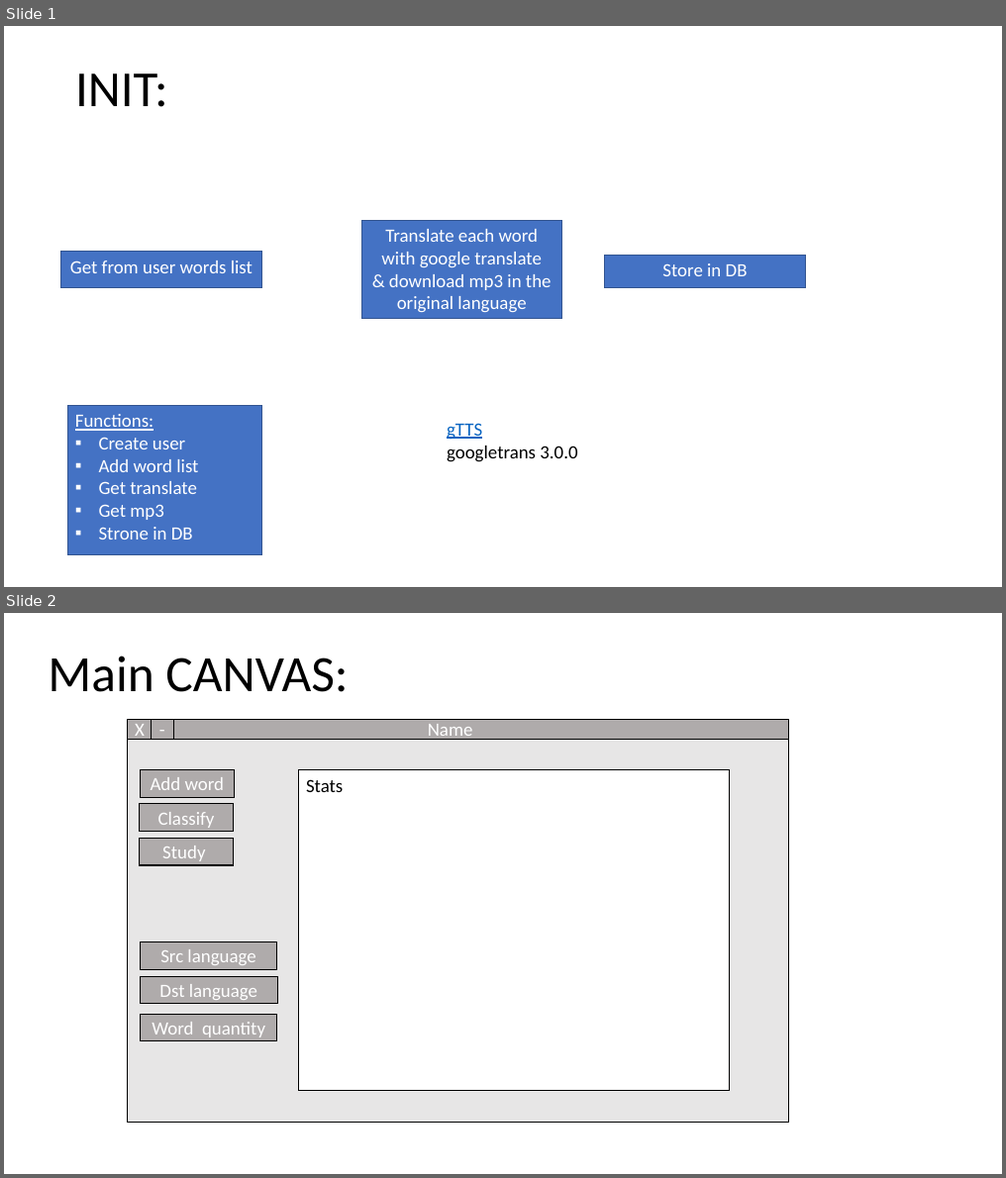
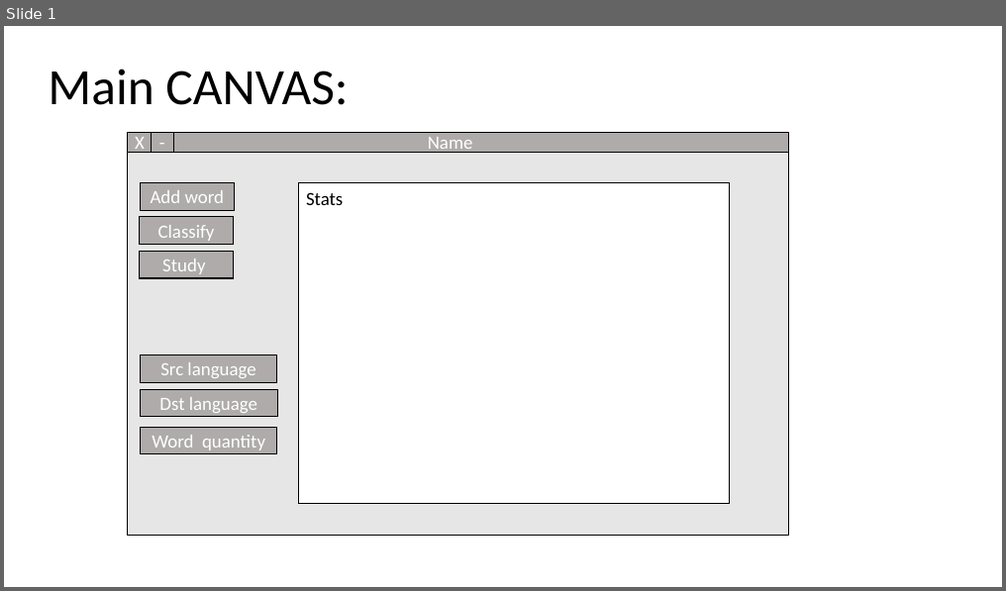
Before and after one commit to avivpaskaro/master_vocabulary, a slide deck: Project scheme.pptx. Shown one above the other, each under a label of ours: slides 1 and 2 before the commit, slide 1 after it. The pictures are 1006x1178 and 1006x591 pixels, drawn with LibreOffice and Linux fonts; fonts in the diff are those of the drawing. Boxes give left, top, right and bottom in pixels: in the first picture for what was removed or moved away, otherwise in the second. Text is boxed around its words. In the diff, an @@ line names an element or a change of style, - is before the commit and + after.

```diff
--- a/Project scheme.pptx
+++ b/Project scheme.pptx
@@ slide 1 removed at (x1=4, y1=26, x2=1002, y2=587), background #FFFFFF @@
@@ title removed at (x1=75, y1=74, x2=168, y2=107) @@
-INIT:
@@ rectangle removed at (x1=361, y1=220, x2=562, y2=319) @@
-Translate each word with google translate
-& download mp3 in the original language
@@ rectangle removed at (x1=61, y1=252, x2=262, y2=288) @@
-Get from user words list
@@ rectangle removed at (x1=605, y1=255, x2=806, y2=288) @@
-Store in DB
@@ rectangle removed at (x1=67, y1=405, x2=261, y2=556) @@
-Functions:
-▪ Create user
-▪ Add word list
-▪ Get translate
-▪ Get mp3
-▪ Strone in DB
@@ text removed at (x1=447, y1=423, x2=577, y2=463) @@
-gTTS
-googletrans 3.0.0
@@ what was slide 2 is now slide 1 @@
```
Also in this commit, not shown: 3 slides changed, 1 slide added, 3 other slides removed.
